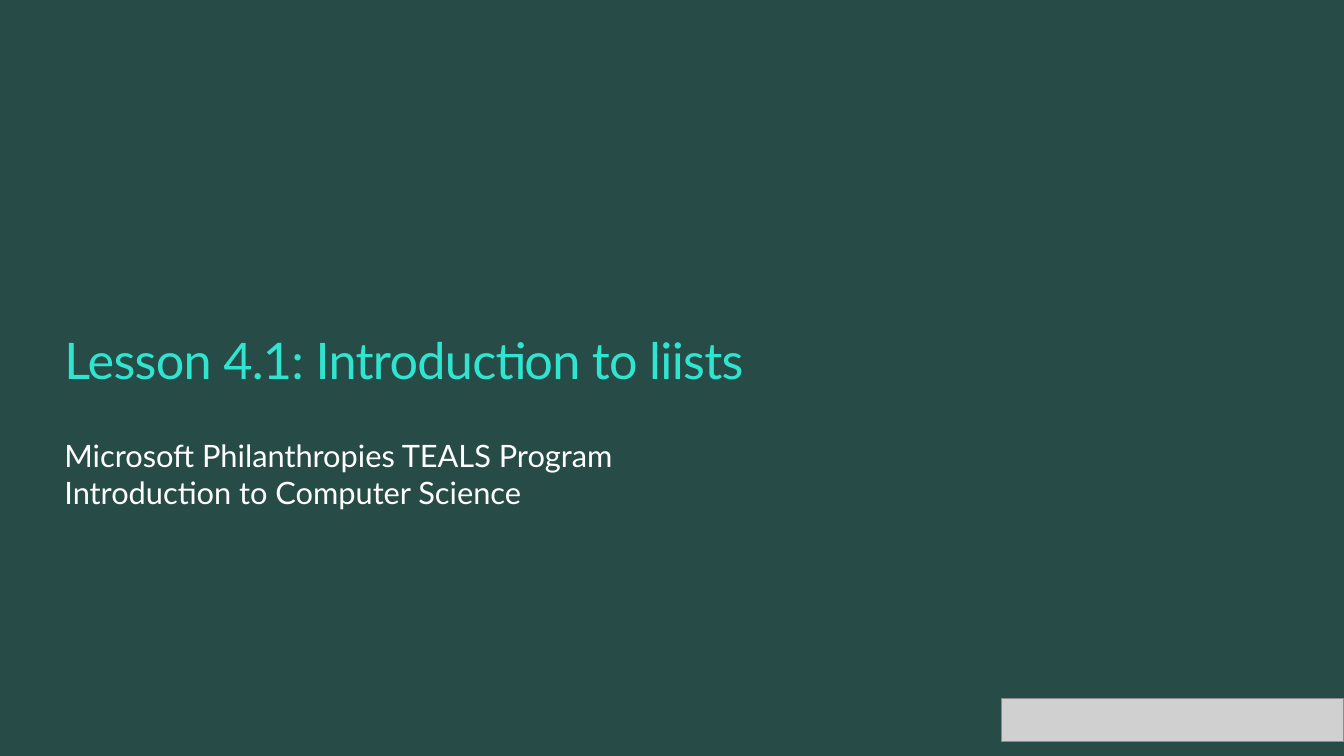
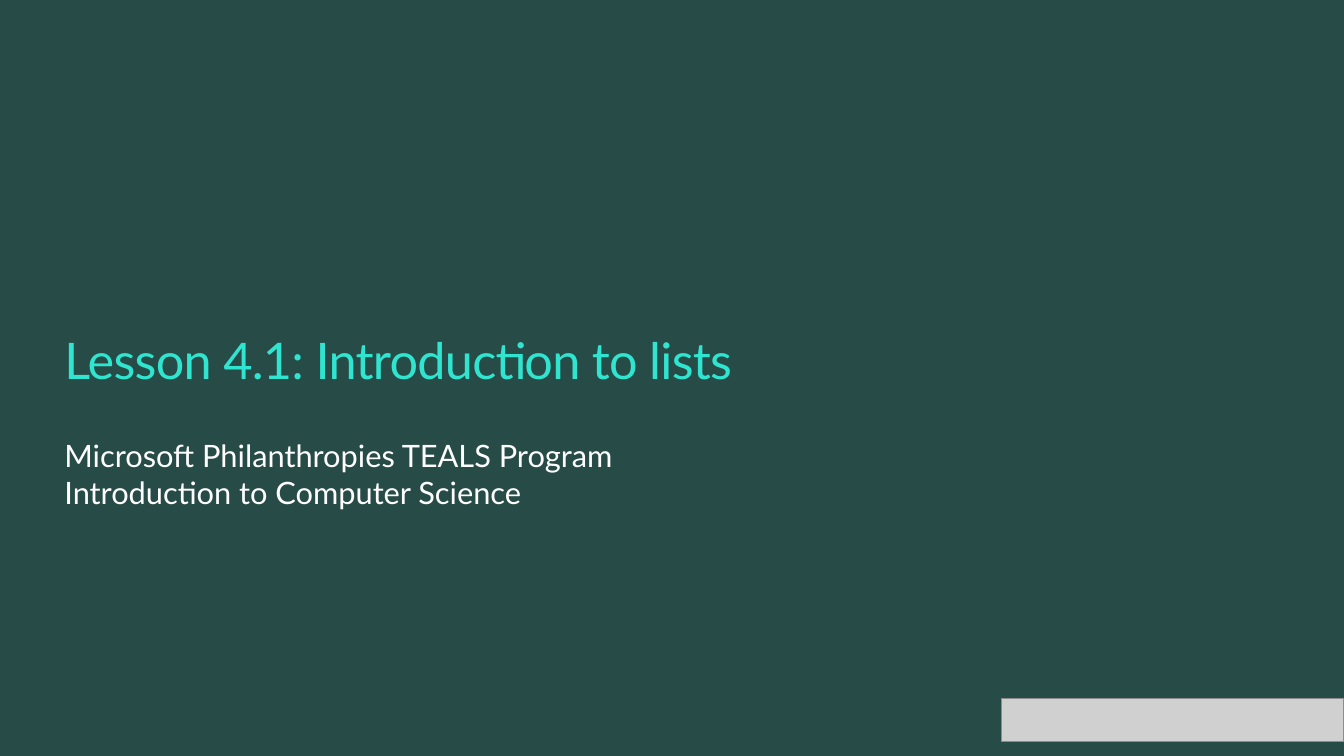
Before and after one commit to TEALSK12/introduction-to-computer-science, a slide deck: slide 1 of docs/slidedecks/TEALS SNAP 4.1.pptx. Drawn at 1344x756 pixels with LibreOffice and Linux fonts; fonts in the diff are those of the drawing; grey boxes stand for pictures; background and template pictures are left out. Boxes give left, top, right and bottom in pixels: in the first picture for what was removed or moved away, otherwise in the second. Text is boxed around its words. In the diff, an @@ line names an element or a change of style, - is before the commit and + after.

```diff
--- a/docs/slidedecks/TEALS SNAP 4.1.pptx
+++ b/docs/slidedecks/TEALS SNAP 4.1.pptx
@@ title at (64,342,732,380): text changed @@
-Lesson 4.1: Introduction to liists
+Lesson 4.1: Introduction to lists
```
Also in this commit, not shown: 3 other slides changed, 25 other files.
